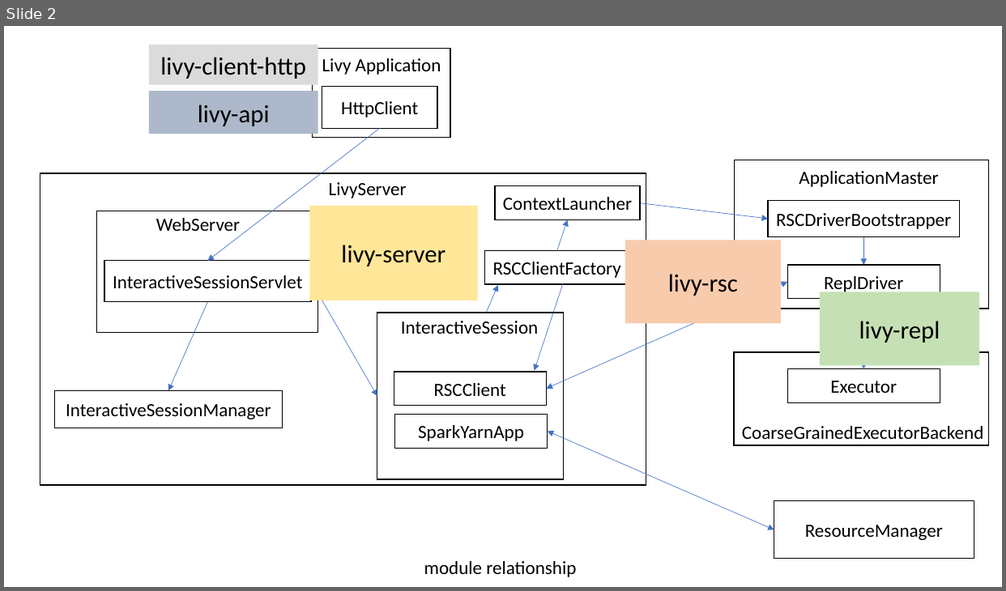
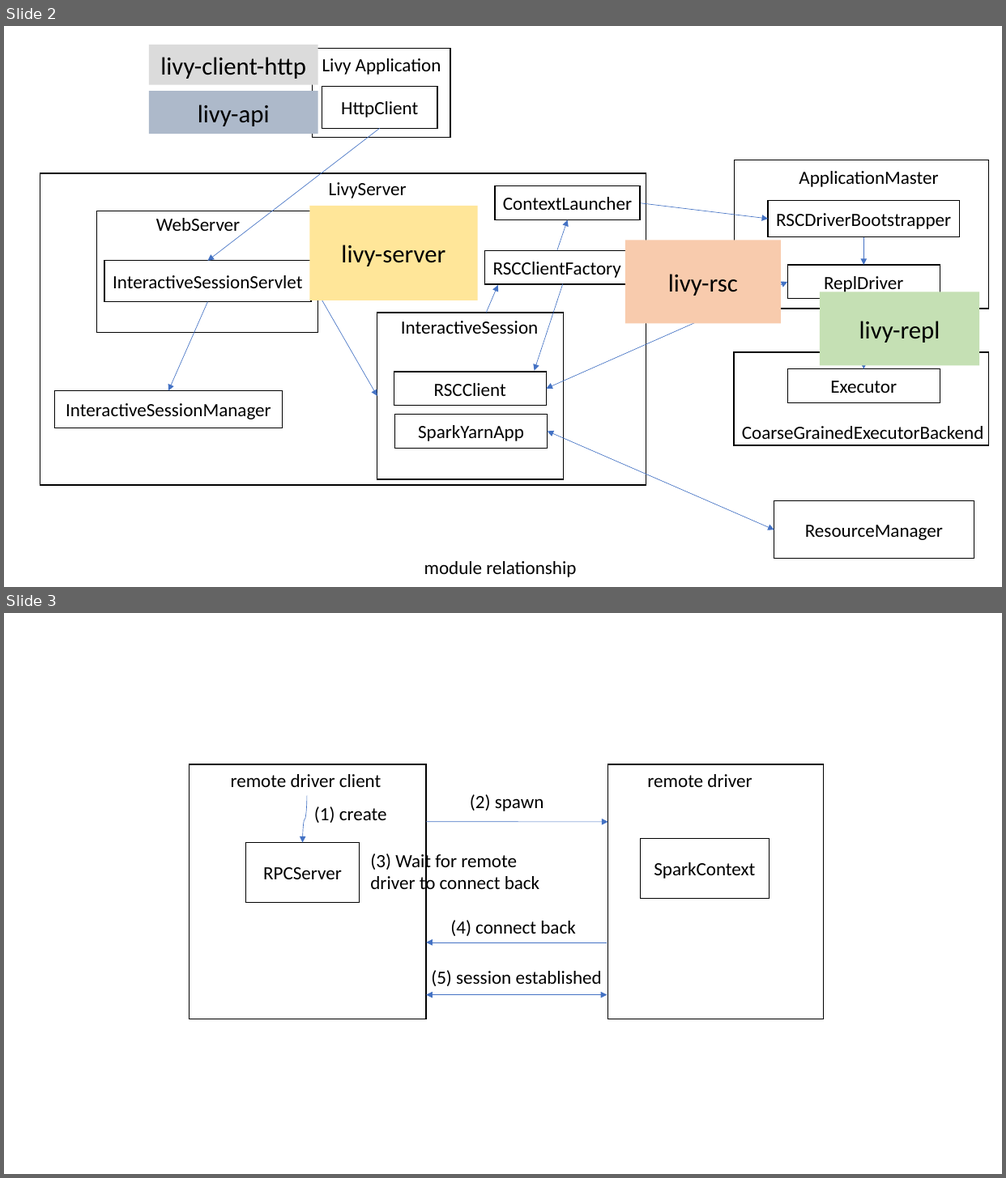
Before and after one commit to luckyrider/deep-dive-into-spark, a slide deck: docs/ecosystem/livy/livy-figures.pptx. Shown one above the other, each under a label of ours: slide 2 before the commit, slides 2 and 3 after it. The pictures are 1006x591 and 1006x1178 pixels, drawn with LibreOffice and Linux fonts; fonts in the diff are those of the drawing. Boxes give left, top, right and bottom in pixels: in the first picture for what was removed or moved away, otherwise in the second. Text is boxed around its words. In the diff, an @@ line names an element or a change of style, - is before the commit and + after.

```diff
--- a/docs/ecosystem/livy/livy-figures.pptx
+++ b/docs/ecosystem/livy/livy-figures.pptx
@@ slide 3 added at <box>4,613,1002,1174</box>, background #FFFFFF @@
@@ rectangle added at <box>189,764,426,1019</box>, fill #FFFFFF, outline #000000 1 pt @@
@@ text added at <box>231,774,381,787</box>, 18 pt, text #000000 @@
+remote driver client
@@ rectangle added at <box>608,764,823,1019</box>, fill #FFFFFF, outline #000000 1 pt @@
@@ text added at <box>647,774,752,787</box>, 18 pt, text #000000 @@
+remote driver
@@ curved arrow added from (307, 796) to (303, 843), #4472C4 0.5 pt @@
@@ text added at <box>314,807,387,823</box>, 18 pt, text #000000 @@
+(1) create
@@ text added at <box>470,794,544,811</box>, 18 pt, text #000000 @@
+(2) spawn
@@ curved arrow added from (426, 822) to (608, 822), #4472C4 0.5 pt @@
@@ rectangle added at <box>246,843,359,903</box>, fill #FFFFFF, outline #000000 1 pt, 18 pt, text #000000 @@
+RPCServer
@@ text added at <box>370,851,539,895</box>, 18 pt, text #000000 @@
+(3) Wait for remote driver to connect back
@@ rectangle added at <box>641,838,769,898</box>, fill #FFFFFF, outline #000000 1 pt, 18 pt, text #000000 @@
+SparkContext
@@ text added at <box>450,920,575,936</box>, 18 pt, text #000000 @@
+(4) connect back
@@ arrow added from (607, 943) to (426, 943), #4472C4 0.5 pt @@
@@ text added at <box>431,970,602,986</box>, 18 pt, text #000000 @@
+(5) session established
@@ double arrow added from (426, 995) to (607, 995), #4472C4 0.5 pt @@
```
Also in this commit, not shown: 2 other files.
